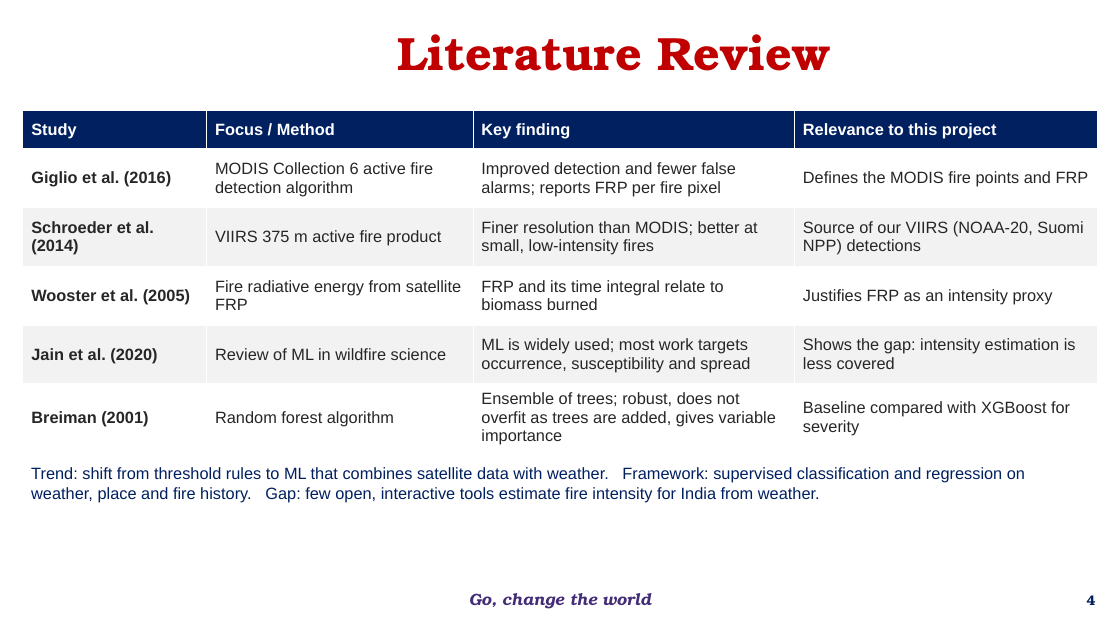
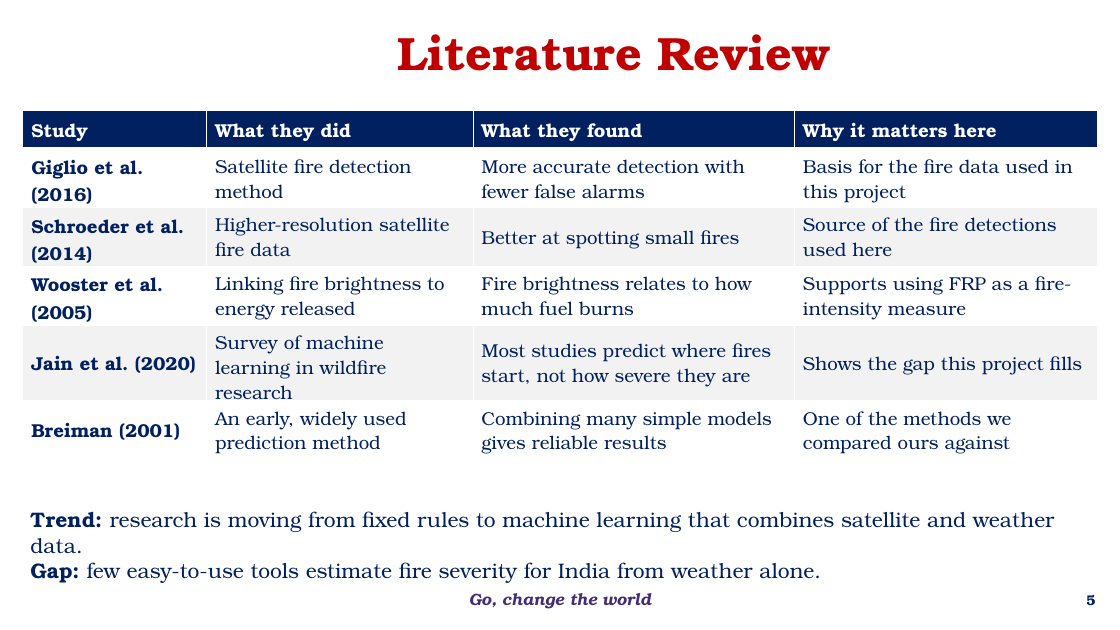
Before and after one commit to bnsama29-cloud/wildfire-estimation-evs, a slide deck: slide 5 of docs/EL_Phase1_Wildfire.pptx (slide 4 before the commit). Drawn at 1120x630 pixels with LibreOffice and Linux fonts; fonts in the diff are those of the drawing; background and template pictures are left out. Boxes give left, top, right and bottom in pixels: in the first picture for what was removed or moved away, otherwise in the second. Text is boxed around its words. In the diff, an @@ line names an element or a change of style, - is before the commit and + after.

```diff
--- a/docs/EL_Phase1_Wildfire.pptx
+++ b/docs/EL_Phase1_Wildfire.pptx
@@ table at box(23, 110, 1098, 510) @@
-row 1: Study | Focus / Method | Key finding | Relevance to this project
+row 1: Study | What they did | What they found | Why it matters here
-row 2: Giglio et al. (2016) | MODIS Collection 6 active fire detection algorithm | Improved detection and fewer false alarms; reports FRP per fire pixel | Defines the MODIS fire points and FRP
+row 2: Giglio et al. (2016) | Satellite fire detection method | More accurate detection with fewer false alarms | Basis for the fire data used in this project
-row 3: Schroeder et al. (2014) | VIIRS 375 m active fire product | Finer resolution than MODIS; better at small, low-intensity fires | Source of our VIIRS (NOAA-20, Suomi NPP) detections
+row 3: Schroeder et al. (2014) | Higher-resolution satellite fire data | Better at spotting small fires | Source of the fire detections used here
-row 4: Wooster et al. (2005) | Fire radiative energy from satellite FRP | FRP and its time integral relate to biomass burned | Justifies FRP as an intensity proxy
+row 4: Wooster et al. (2005) | Linking fire brightness to energy released | Fire brightness relates to how much fuel burns | Supports using FRP as a fire-intensity measure
-row 5: Jain et al. (2020) | Review of ML in wildfire science | ML is widely used; most work targets occurrence, susceptibility and spread | Shows the gap: intensity estimation is less covered
+row 5: Jain et al. (2020) | Survey of machine learning in wildfire research | Most studies predict where fires start, not how severe they are | Shows the gap this project fills
-row 6: Breiman (2001) | Random forest algorithm | Ensemble of trees; robust, does not overfit as trees are added, gives variable importance | Baseline compared with XGBoost for severity
+row 6: Breiman (2001) | An early, widely used prediction method | Combining many simple models gives reliable results | One of the methods we compared ours against
@@ size 14 to 16 pt, font Arial to TeX Gyre Bonum in "Study", "Giglio et al. (2016)", "Schroeder et al. (2014)", "Wooster et al. (2005)" and 2 more places @@
@@ text colour #262626 to #002060 in "Giglio et al. (2016)", "Schroeder et al. (2014)", "Wooster et al. (2005)", "Jain et al. (2020)" and 1 more places @@
@@ text at box(30, 511, 1055, 583): text changed; size 14 to 18 pt; font Arial to TeX Gyre Bonum @@
-Trend: shift from threshold rules to ML that combines satellite data with weather. Framework: supervised classification and regression on weather, place and fire history. Gap: few open, interactive tools estimate fire intensity for India from weather.
+Trend: research is moving from fixed rules to machine learning that combines satellite and weather data.
+Gap: few easy-to-use tools estimate fire severity for India from weather alone.
@@ page number at box(1086, 595, 1095, 605): text changed @@
-4
+5
```
Also in this commit, not shown: 11 other slides changed, 2 slides added.
